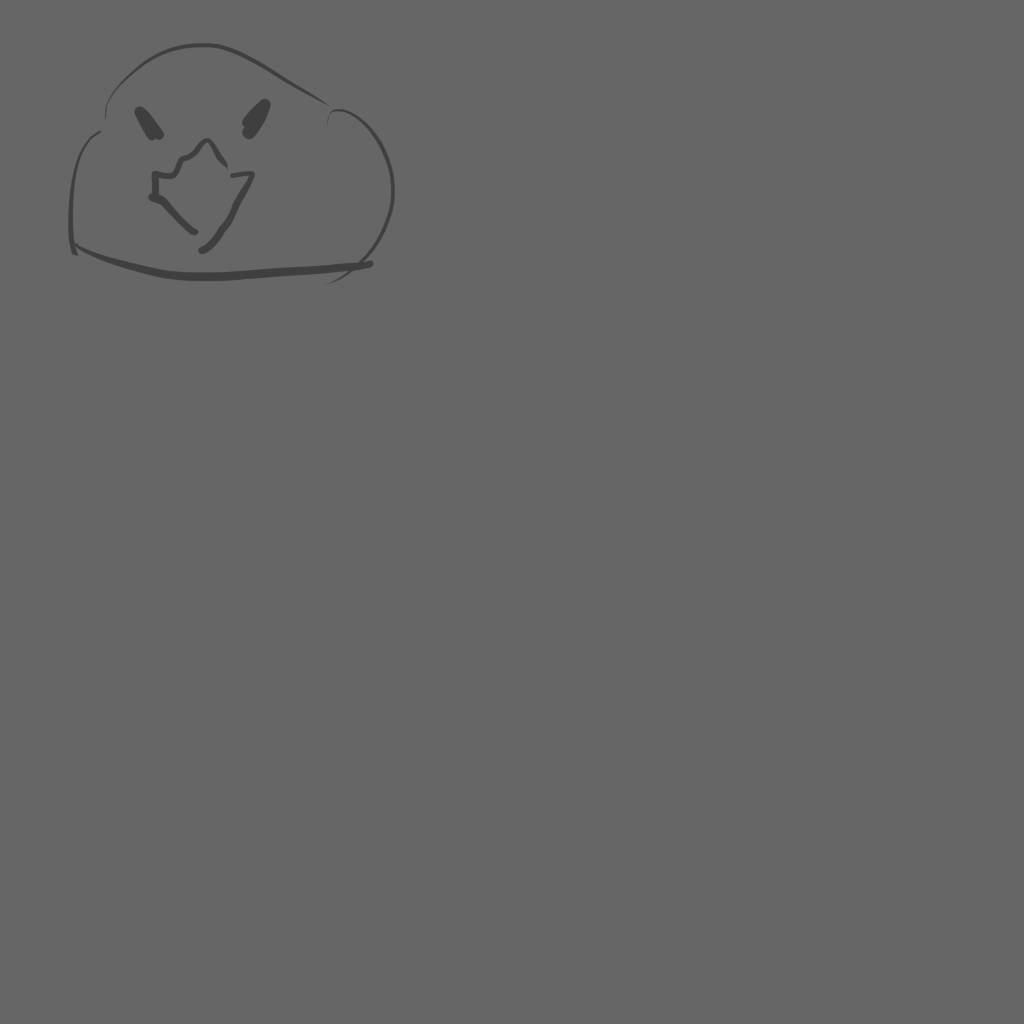
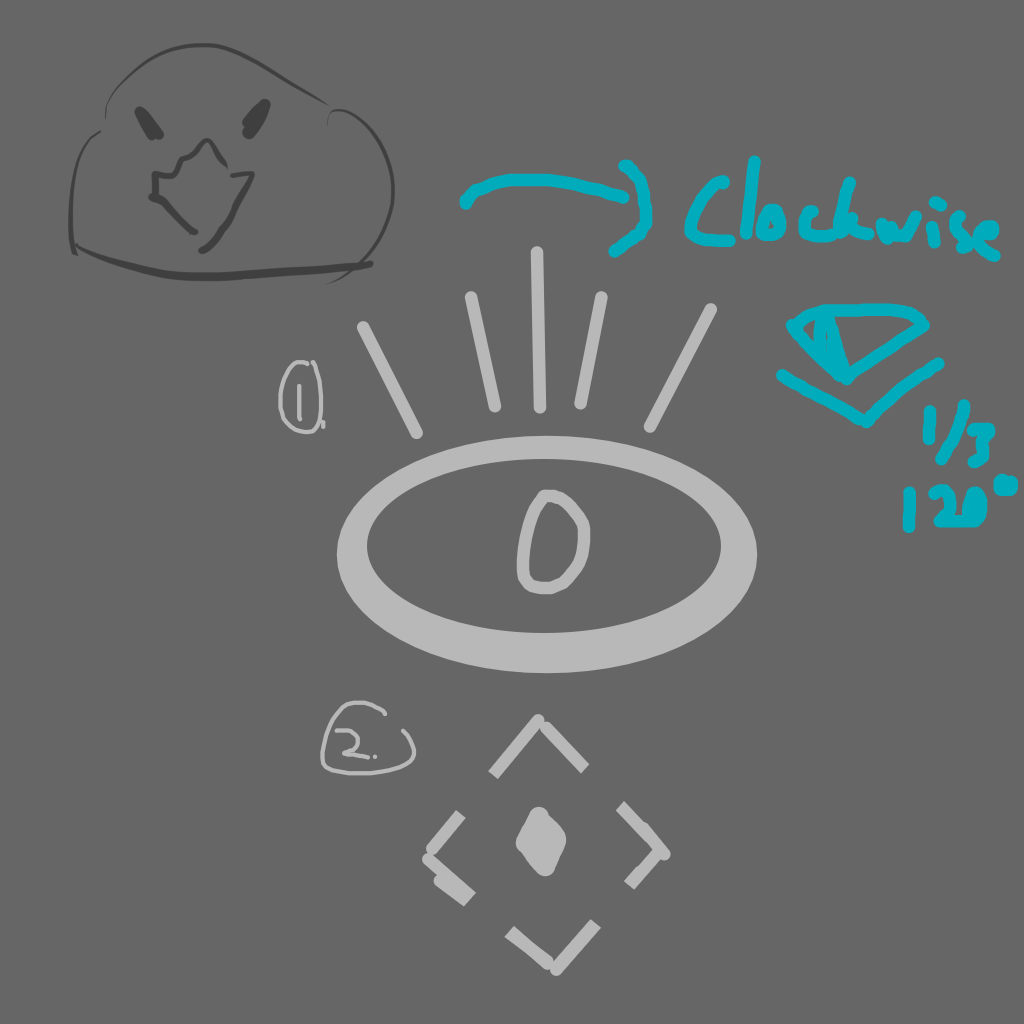
Layered file, before and after one edit (1024px x 1024px). Changes by layer:
added group "Symbol" with 2 layers above "Paint Layer 9" over bbox(278, 155, 1018, 976)
added layer "Process" in group "Symbol" over bbox(278, 155, 1018, 976)
hid "Paint Layer 9" over bbox(278, 291, 512, 576)